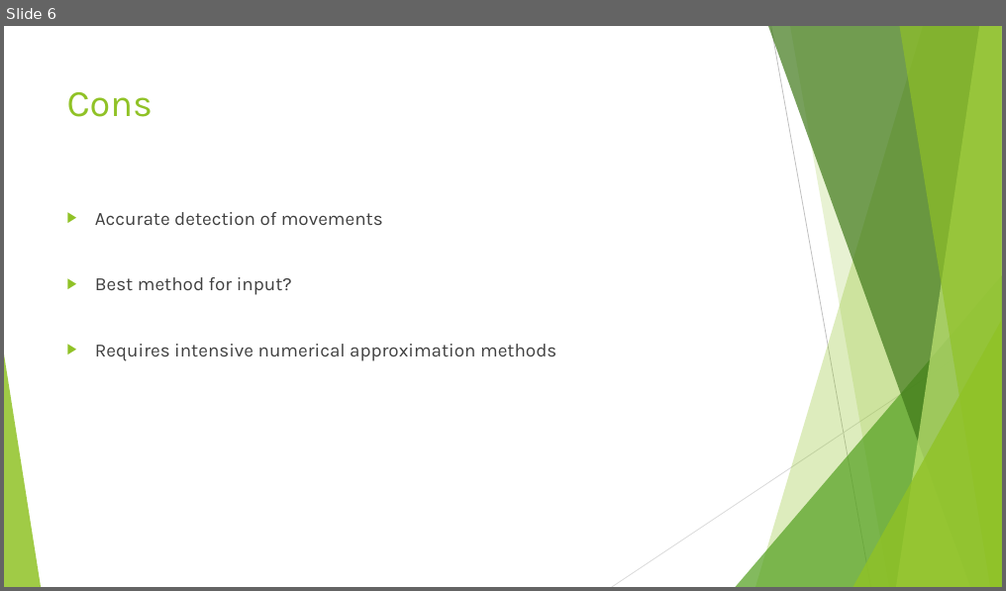
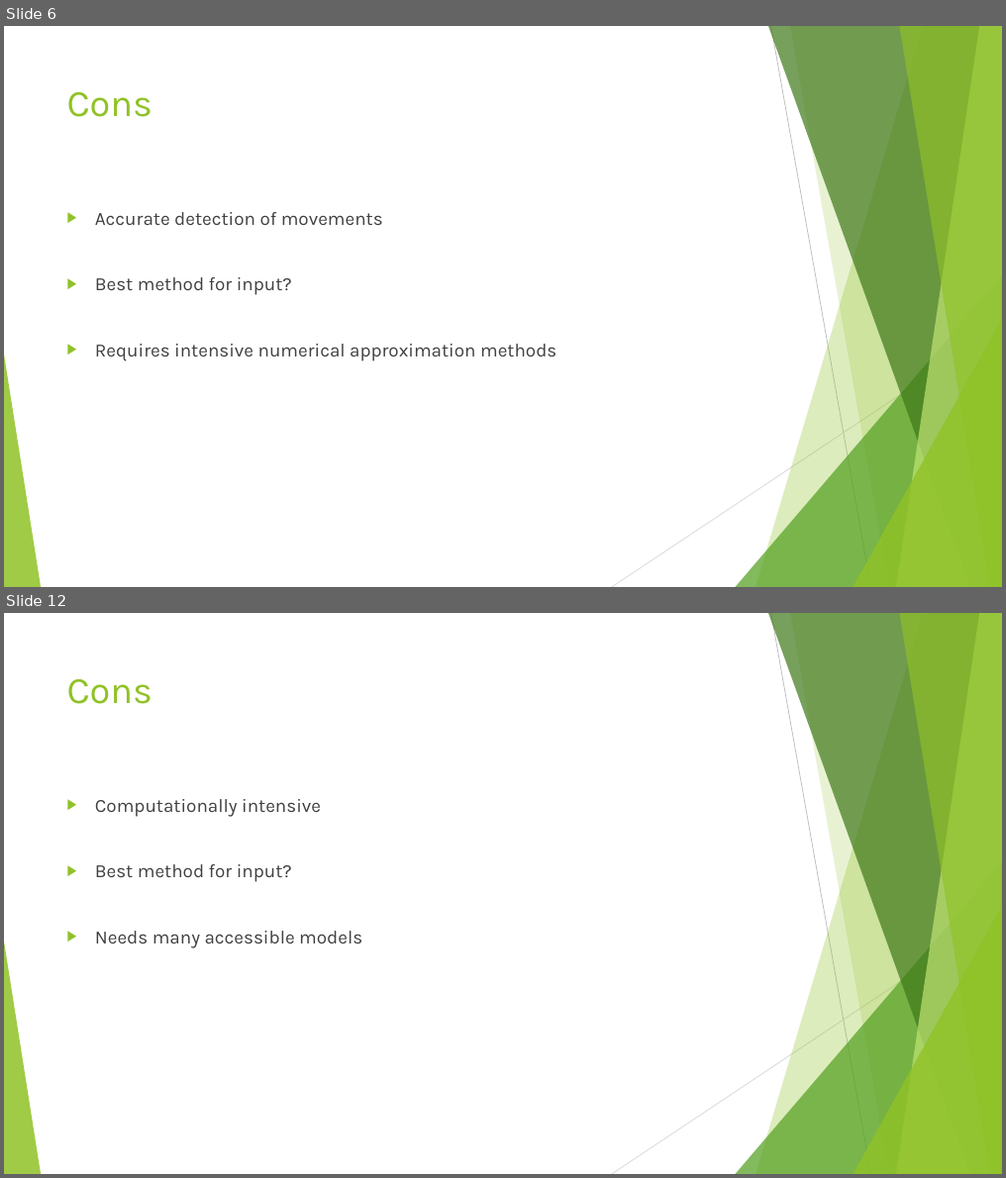
Before and after one commit to junmin-yee/Landmarked, a slide deck: Idea Presentation.pptx. Shown one above the other, each under a label of ours: slide 6 before the commit, slides 6 and 12 after it; the slides between them are not shown. The pictures are 1006x591 and 1006x1178 pixels, drawn with LibreOffice and Linux fonts; fonts in the diff are those of the drawing. Boxes give left, top, right and bottom in pixels: in the first picture for what was removed or moved away, otherwise in the second. Text is boxed around its words. In the diff, an @@ line names an element or a change of style, - is before the commit and + after.

```diff
--- a/Idea Presentation.pptx
+++ b/Idea Presentation.pptx
@@ slide 12 added at (4, 613, 1002, 1174), background #FFFFFF; not listed: 10 template elements that a slide beside it also shows @@
@@ title added at (67, 679, 152, 704), 36 pt, text #90C226 @@
+Cons
@@ text added at (95, 799, 362, 949), 18 pt, text #404040 @@
+▶ Computationally intensive
+▶ Best method for input?
+▶ Needs many accessible models
```
Also in this commit, not shown: 5 other slides added.
